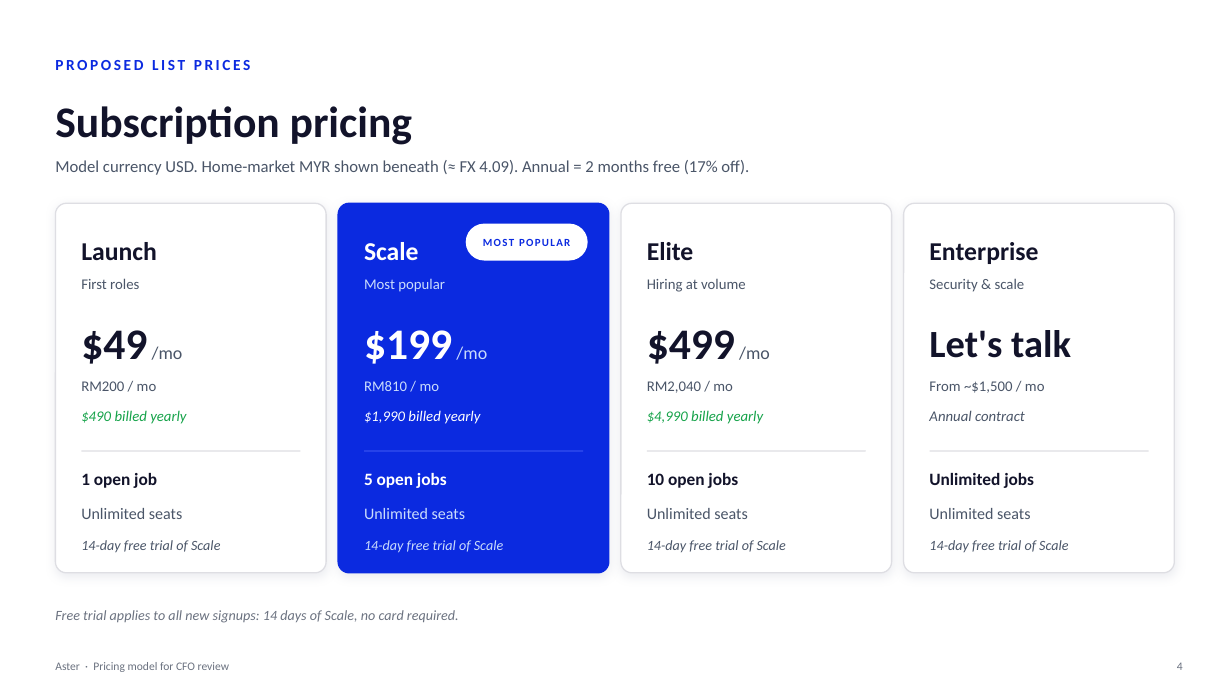
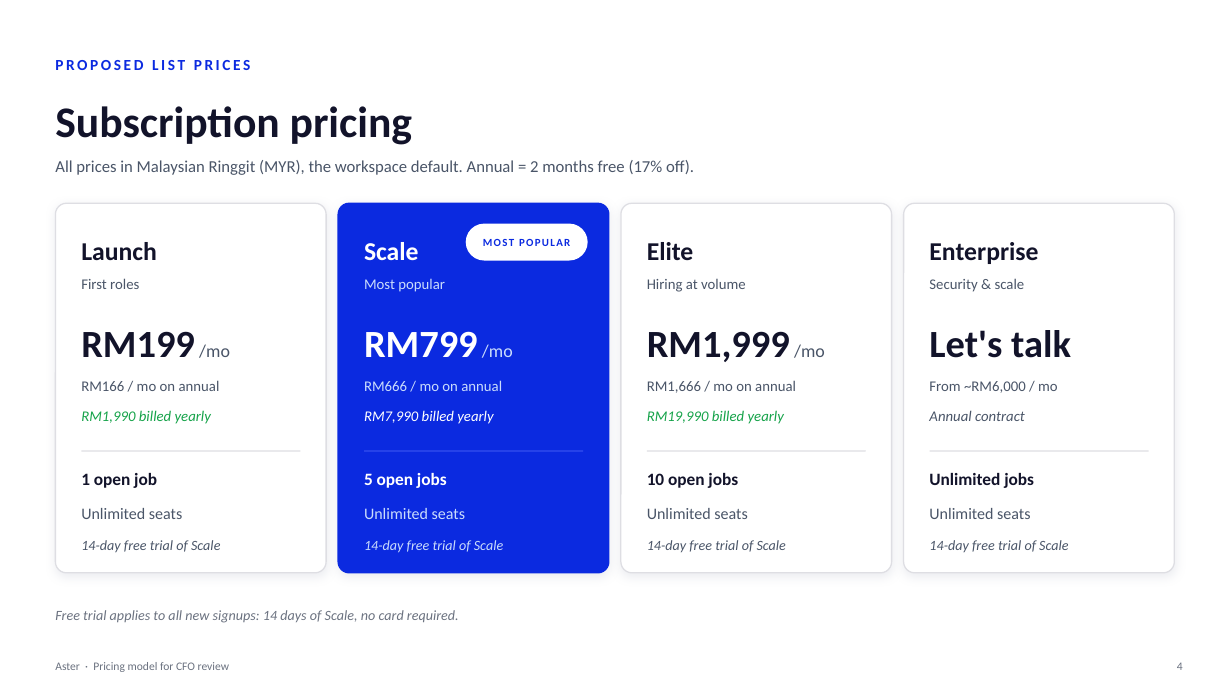
Before and after one commit to shahramly83/aster, a slide deck: slide 4 of docs/aster-pricing-cfo.pptx. Drawn at 1232x693 pixels with LibreOffice and Linux fonts; fonts in the diff are those of the drawing. Boxes give left, top, right and bottom in pixels: in the first picture for what was removed or moved away, otherwise in the second. Text is boxed around its words. In the diff, an @@ line names an element or a change of style, - is before the commit and + after.

```diff
--- a/docs/aster-pricing-cfo.pptx
+++ b/docs/aster-pricing-cfo.pptx
@@ text at (55, 160, 694, 175): text changed @@
-Model currency USD. Home-market MYR shown beneath (≈ FX 4.09). Annual = 2 months free (17% off).
+All prices in Malaysian Ringgit (MYR), the workspace default. Annual = 2 months free (17% off).
@@ text at (81, 331, 230, 358): text changed; size 34 to 30 pt @@
-$49 /mo
+RM199 /mo
@@ text at (364, 331, 513, 358): text changed; size 34 to 30 pt @@
-$199 /mo
+RM799 /mo
@@ text at (647, 331, 825, 362): text changed; size 34 to 30 pt @@
-$499 /mo
+RM1,999 /mo
@@ text at (81, 380, 220, 391): text changed @@
-RM200 / mo
+RM166 / mo on annual
@@ text at (364, 380, 502, 391): text changed @@
-RM810 / mo
+RM666 / mo on annual
@@ text at (647, 381, 796, 393): text changed @@
-RM2,040 / mo
+RM1,666 / mo on annual
@@ text at (929, 381, 1058, 393): text changed @@
-From ~$1,500 / mo
+From ~RM6,000 / mo
@@ text at (81, 410, 211, 424): text changed @@
-$490 billed yearly
+RM1,990 billed yearly
@@ text at (364, 410, 493, 424): text changed @@
-$1,990 billed yearly
+RM7,990 billed yearly
@@ text at (647, 410, 784, 424): text changed @@
-$4,990 billed yearly
+RM19,990 billed yearly
```
Also in this commit, not shown: 7 other slides changed.
